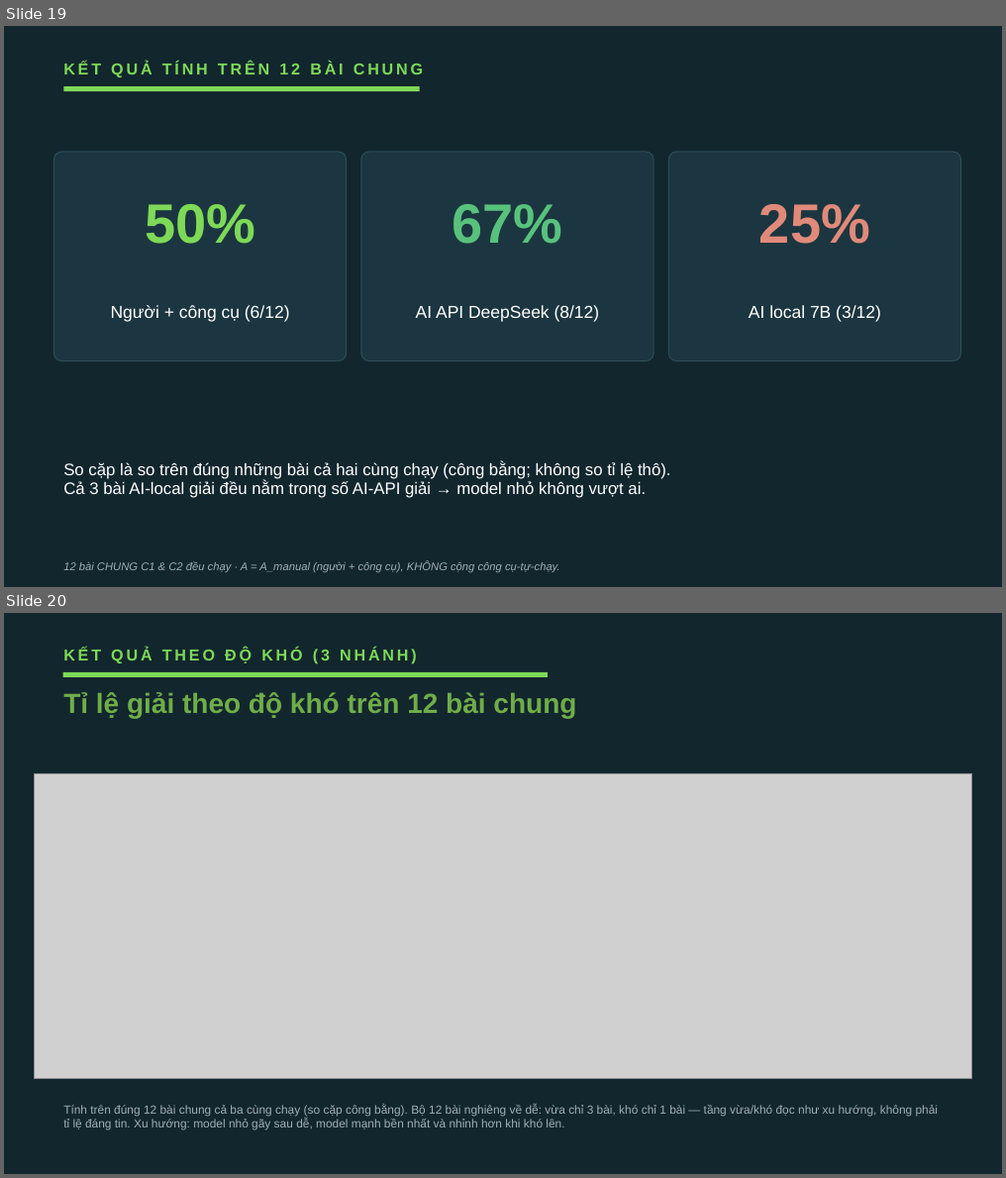
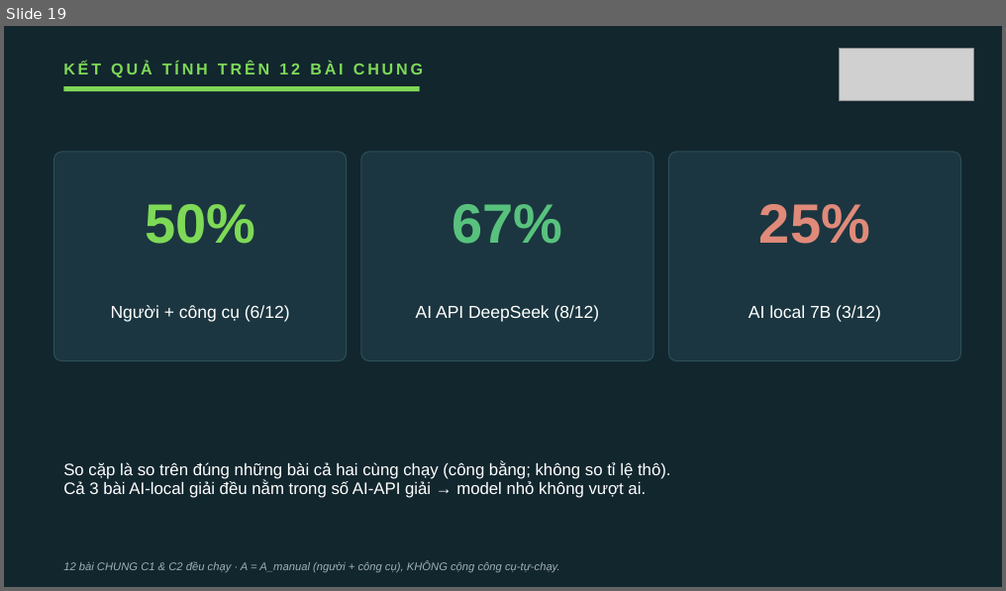
Before and after one commit to VuNguyenBinh/KLTN-FA26, a slide deck: Slide/KTLN_slide.pptx. Shown one above the other, each under a label of ours: slides 19 and 20 before the commit, slide 19 after it. The pictures are 1006x1178 and 1006x591 pixels, drawn with LibreOffice and Linux fonts; fonts in the diff are those of the drawing; grey boxes stand for pictures. Boxes give left, top, right and bottom in pixels: in the first picture for what was removed or moved away, otherwise in the second. Text is boxed around its words. In the diff, an @@ line names an element or a change of style, - is before the commit and + after.

```diff
--- a/Slide/KTLN_slide.pptx
+++ b/Slide/KTLN_slide.pptx
@@ slide 20 removed at (4, 613, 1002, 1174), background #12262E @@
@@ text removed at (63, 648, 417, 664) @@
-KẾT QUẢ THEO ĐỘ KHÓ (3 NHÁNH)
@@ rectangle removed at (62, 672, 547, 678) @@
@@ text removed at (63, 692, 576, 718) @@
-Tỉ lệ giải theo độ khó trên 12 bài chung
@@ picture removed at (34, 773, 972, 1078) @@
@@ text removed at (63, 1104, 939, 1131) @@
-Tính trên đúng 12 bài chung cả ba cùng chạy (so cặp công bằng). Bộ 12 bài nghiêng về dễ: vừa chỉ 3 bài, khó chỉ 1 bài — tầng vừa/khó đọc như xu hướng, không phải tỉ lệ đáng tin. Xu hướng: model nhỏ gãy sau dễ, model mạnh bền nhất và nhỉnh hơn khi khó lên.
@@ slide 19 changed as well @@
@@ picture added at (840, 48, 974, 101) @@
```
Also in this commit, not shown: 27 other slides changed, 1 other file.
